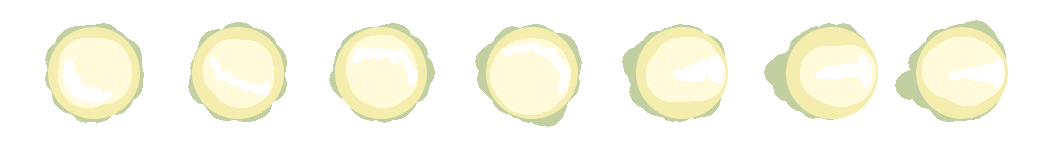
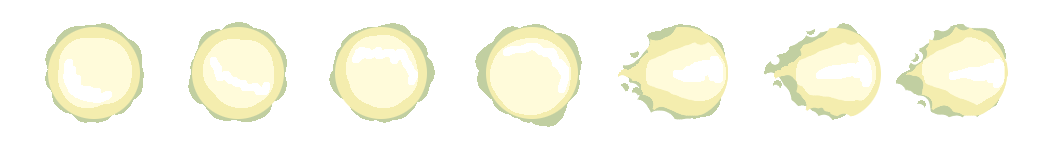
Comparing the layer stacks of the two 1050 x 150 images. Changes:
painted on "fuzz" over [647, 37, 994, 107]
painted on "charge.png" over [618, 27, 1008, 119]
painted on "skirt" over [621, 20, 996, 122]
